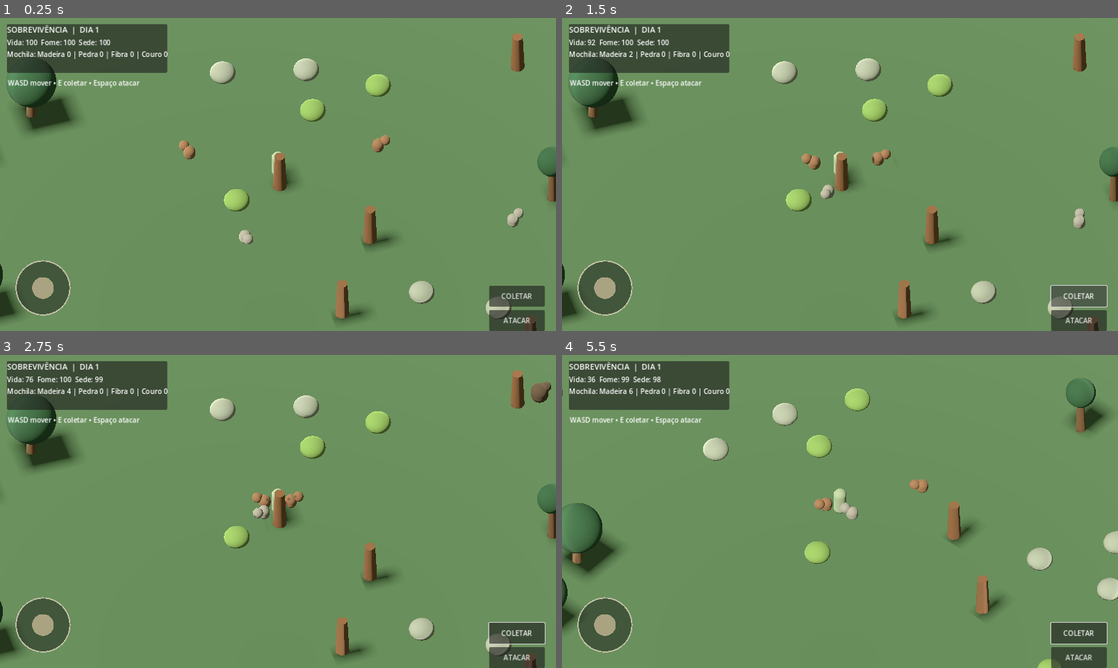
Above: before the commit, frames 1-4 (two rows, left to right).
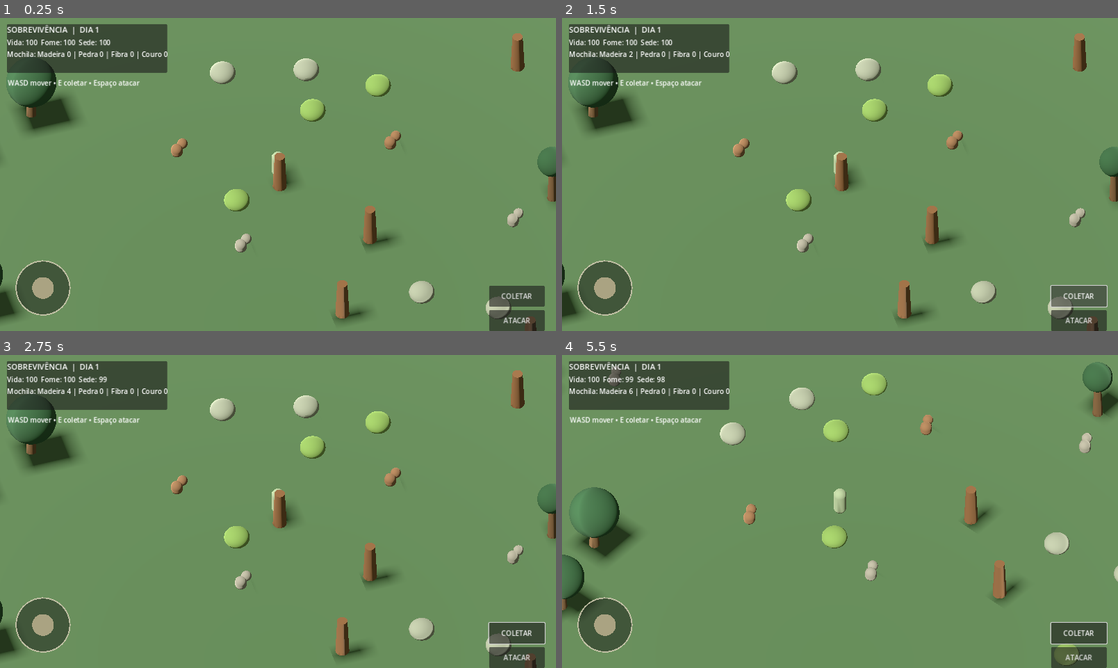
Above: after the commit, the same moments.

Repository: vanessaarcelino13-blip/Jogo-sobreviv-ncia-
Game: Godot game, scene res://scenes/wilderness_3d.tscn
Two runs of this game, one before a commit and one after it. Both use one fixed random seed, a clock stepped at 60 frames per second and the inputs below. This scene is started directly instead of the project's main scene.
Inputs (mouse positions are in pixels of both pictures, inside the frame that each line leads up to):
- Up to frame 1 (0.25 s): no input
- Up to frame 2 (1.5 s): click "ATACAR" at 0.5 s; click "COLETAR" at 1.25 s
- Up to frame 3 (2.75 s): tap Enter at 2 s; drag from (44, 624) to (333, 442) at 2.02 s
- Up to frame 4 (5.5 s): drag from (728, 527) to (812, 574) at 2.77 s; move the mouse to (895, 442) at 3.52 s; hold D (move_right) 3.53-4.25 s; hold Q (defend) 3.53-4.25 s; tap Space (attack) at 3.8, 5.1 s; drag from (812, 574) to (673, 464) at 4.27 s; move the mouse to (1006, 558) at 5.02 s; hold A (move_left) from 5.03 s (still down)

The runs differ from the first frame. In frame 1, 0.5% of the frame differs, in the area x 30-73%, y 36-75%; in frame 2, 0.9%; in frame 3, 1.1%; in frame 4, 9.8%, in the area x 0-100%, y 2-100%.

Commit message:
Adiciona navegação e desvio de obstáculos para animais 3D

Diff:
--- a/scripts/wild_animal_3d.gd
+++ b/scripts/wild_animal_3d.gd
@@ -1,8 +1,8 @@
 extends CharacterBody3D
 
 @export_enum("Lobo", "Urso", "Javali") var animal_kind: String = "Lobo"
-@export var detection_radius: float = 10.0
-@export var move_speed: float = 2.8
+@export var detection_radius: float = 12.0
+@export var move_speed: float = 3.2
 @export var attack_damage: float = 8.0
 @export var attack_distance: float = 1.7
 @export var attack_cooldown: float = 1.6
@@ -13,13 +13,27 @@
 var attack_timer := 0.0
 var wander_timer := 0.0
 var wander_direction := Vector3.ZERO
-var fleeing := false
+var nav_agent: NavigationAgent3D
 
 func _ready() -> void:
 	add_to_group("wildlife_3d")
 	health = max_health
 	_build_visual()
+	_setup_navigation()
 	wander_timer = randf_range(1.0, 3.0)
+
+func _setup_navigation() -> void:
+	nav_agent = NavigationAgent3D.new()
+	nav_agent.name = "NavigationAgent3D"
+	nav_agent.path_desired_distance = 0.6
+	nav_agent.target_desired_distance = 1.2
+	nav_agent.radius = 0.45
+	nav_agent.avoidance_enabled = true
+	nav_agent.max_speed = move_speed
+	nav_agent.neighbor_distance = 5.0
+	nav_agent.max_neighbors = 8
+	add_child(nav_agent)
+	nav_agent.velocity_computed.connect(_on_velocity_computed)
 
 func _build_visual() -> void:
 	var body_mesh := MeshInstance3D.new()
@@ -57,43 +71,57 @@
 		var players := get_tree().get_nodes_in_group("player")
 		if not players.is_empty():
 			player = players[0]
-	var direction := Vector3.ZERO
+
+	var destination := global_position
+	var pursuing := false
 	if is_instance_valid(player):
 		var distance := global_position.distance_to(player.global_position)
 		if distance <= detection_radius:
-			direction = global_position.direction_to(player.global_position)
+			pursuing = true
+			destination = player.global_position
 			if distance <= attack_distance and attack_timer <= 0.0:
 				if player.has_method("take_damage"):
 					player.take_damage(attack_damage)
 				attack_timer = attack_cooldown
-		else:
-			_wander(delta)
-			direction = wander_direction
+	if not pursuing:
+		_update_wander_target(delta)
+		destination = global_position + wander_direction * 4.0
+
+	if nav_agent.is_navigation_finished() or pursuing:
+		nav_agent.target_position = destination
+	if NavigationServer3D.map_get_iteration_id(nav_agent.get_navigation_map()) == 0:
+		velocity.x = 0.0
+		velocity.z = 0.0
+		if not is_on_floor():
+			velocity.y -= float(ProjectSettings.get_setting("physics/3d/default_gravity")) * delta
+		move_and_slide()
+		return
+
+	var next_position := nav_agent.get_next_path_position()
+	var direction := global_position.direction_to(next_position)
+	direction.y = 0.0
+	if direction.length() > 0.08:
+		nav_agent.velocity = direction.normalized() * move_speed
 	else:
-		_wander(delta)
-		direction = wander_direction
-	if fleeing and is_instance_valid(player):
-		direction = (global_position - player.global_position).normalized()
-	if direction.length() > 0.05:
-		velocity.x = direction.x * move_speed
-		velocity.z = direction.z * move_speed
-		rotation.y = lerp_angle(rotation.y, atan2(direction.x, direction.z), 5.0 * delta)
-	else:
-		velocity.x = move_toward(velocity.x, 0.0, move_speed * delta)
-		velocity.z = move_toward(velocity.z, 0.0, move_speed * delta)
+		nav_agent.velocity = Vector3.ZERO
 	if not is_on_floor():
-		velocity.y -= 18.0 * delta
+		velocity.y -= float(ProjectSettings.get_setting("physics/3d/default_gravity")) * delta
 	move_and_slide()
+	if direction.length() > 0.1:
+		rotation.y = lerp_angle(rotation.y, atan2(direction.x, direction.z), 7.0 * delta)
 
-func _wander(delta: float) -> void:
+func _on_velocity_computed(safe_velocity: Vector3) -> void:
+	velocity.x = safe_velocity.x
+	velocity.z = safe_velocity.z
+
+func _update_wander_target(delta: float) -> void:
 	wander_timer -= delta
 	if wander_timer <= 0.0:
-		wander_timer = randf_range(1.5, 4.0)
+		wander_timer = randf_range(2.0, 5.0)
 		wander_direction = Vector3(randf_range(-1.0, 1.0), 0.0, randf_range(-1.0, 1.0)).normalized()
 
 func take_damage(amount: float) -> void:
 	health = maxf(0.0, health - amount)
-	fleeing = health > 0.0
 	if health <= 0.0:
 		if has_node("/root/GameManager"):
 			GameManager.add_item("hide", 2 if animal_kind == "Urso" else 1)
